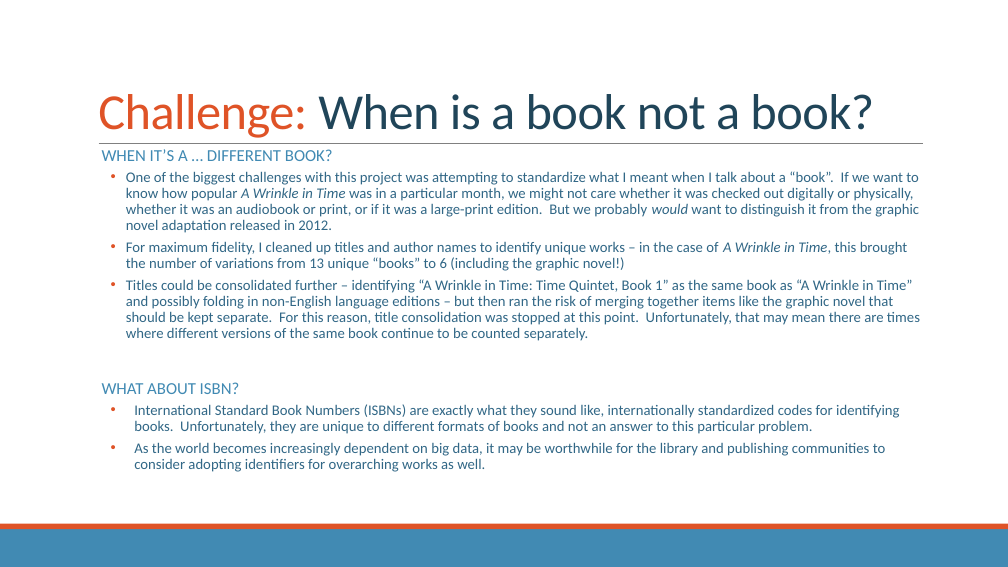
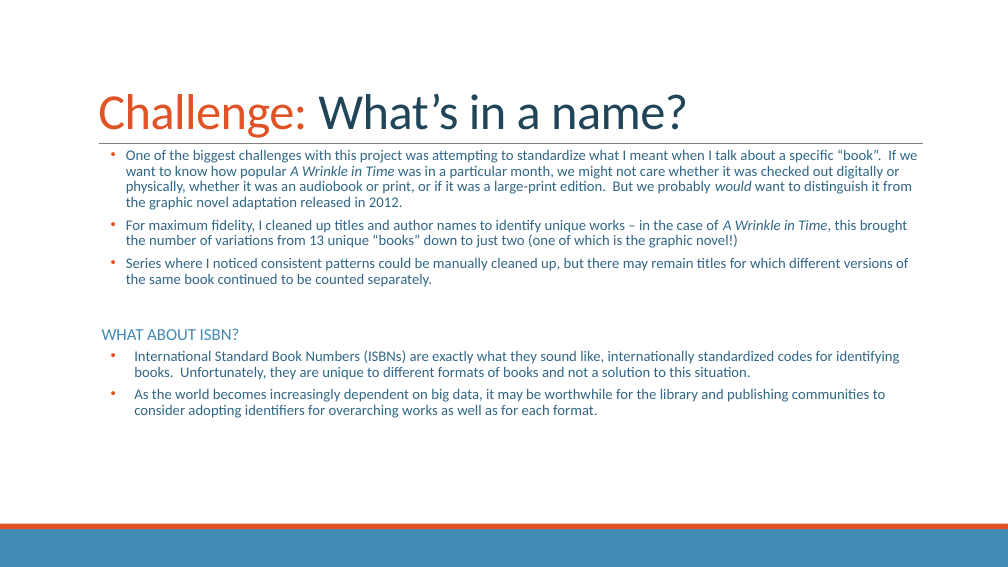
Before and after one commit to rm-pearson/NSS-capstone, a slide deck: slide 8 of presentation draft.pptx (slide 4 before the commit). Drawn at 1008x567 pixels with LibreOffice and Linux fonts; fonts in the diff are those of the drawing. Boxes give left, top, right and bottom in pixels: in the first picture for what was removed or moved away, otherwise in the second. Text is boxed around its words. In the diff, an @@ line names an element or a change of style, - is before the commit and + after.

```diff
--- a/presentation draft.pptx
+++ b/presentation draft.pptx
@@ title at <box>98,93,688,138</box>: text changed @@
-Challenge: When is a book not a book?
+Challenge: What’s in a name?
@@ text at <box>126,149,918,287</box>: text changed @@
-  WHEN IT’S A … DIFFERENT BOOK?
-  • One of the biggest challenges with this project was attempting to standardize what I meant when I talk about a “book”. If we want to know how popular A Wrinkle in Time was in a particular month, we might not care whether it was checked out digitally or physically, whether it was an audiobook or print, or if it was a large-print edition. But we probably would want to distinguish it from the graphic novel adaptation released in 2012.
-  • For maximum fidelity, I cleaned up titles and author names to identify unique works – in the case of A Wrinkle in Time, this brought the number of variations from 13 unique “books” to 6 (including the graphic novel!)
-  • Titles could be consolidated further – identifying “A Wrinkle in Time: Time Quintet, Book 1” as the same book as “A Wrinkle in Time” and possibly folding in non-English language editions – but then ran the risk of merging together items like the graphic novel that should be kept separate. For this reason, title consolidation was stopped at this point. Unfortunately, that may mean there are times where different versions of the same book continue to be counted separately.
+  • One of the biggest challenges with this project was attempting to standardize what I meant when I talk about a specific “book”. If we want to know how popular A Wrinkle in Time was in a particular month, we might not care whether it was checked out digitally or physically, whether it was an audiobook or print, or if it was a large-print edition. But we probably would want to distinguish it from the graphic novel adaptation released in 2012.
+  • For maximum fidelity, I cleaned up titles and author names to identify unique works – in the case of A Wrinkle in Time, this brought the number of variations from 13 unique “books” down to just two (one of which is the graphic novel!)
+  • Series where I noticed consistent patterns could be manually cleaned up, but there may remain titles for which different versions of the same book continued to be counted separately.
@@ text at <box>134,350,899,418</box>: text changed @@
-  • International Standard Book Numbers (ISBNs) are exactly what they sound like, internationally standardized codes for identifying books. Unfortunately, they are unique to different formats of books and not an answer to this particular problem.
-  • As the world becomes increasingly dependent on big data, it may be worthwhile for the library and publishing communities to consider adopting identifiers for overarching works as well.
+  • International Standard Book Numbers (ISBNs) are exactly what they sound like, internationally standardized codes for identifying books. Unfortunately, they are unique to different formats of books and not a solution to this situation.
+  • As the world becomes increasingly dependent on big data, it may be worthwhile for the library and publishing communities to consider adopting identifiers for overarching works as well as for each format.
```
Also in this commit, not shown: 1 other slide changed, 4 slides added, 2 other files.
